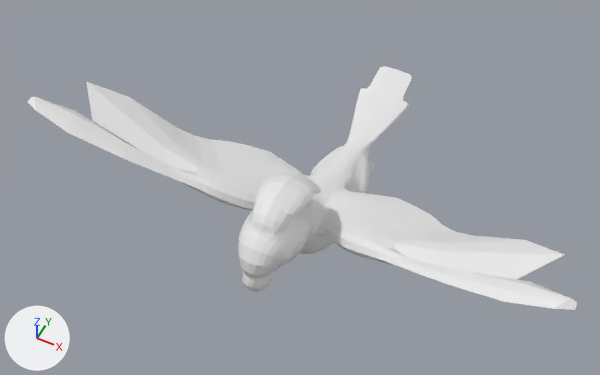
The FBX model Assets/MyProject/Artes/Personagens/Arara/mergulho aereo.fbx, before and after one commit.
The view is the same before and after, from a camera (50 mm lens) standing at (0.414, -0.841, 1.338) and looking at (-0.037, 0.06, 0.212). Every picture has the same lights, and +X, +Y and +Z are marked at lower left. Where no turn or scale is listed for an object, it has been applied to the vertices.

Objects in the first picture: 'retopologia'.
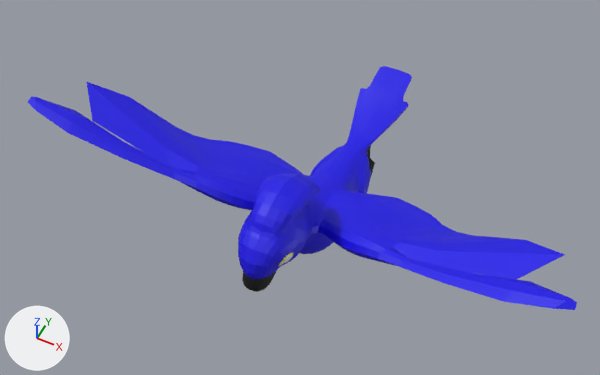
Diff of the bpy script that builds the scene:
```diff
--- a/Assets/MyProject/Artes/Personagens/Arara/mergulho aereo.fbx.py
+++ b/Assets/MyProject/Artes/Personagens/Arara/mergulho aereo.fbx.py
@@ mat_material_003 @@
+mat_material_003 = principled_material('Material.003')
+mat_material_003.base_color = (0.8, 0.797, 0.0)  # yellow #e7e700
@@ mat_material_001 @@
+mat_material_001 = principled_material('Material.001')
+mat_material_001.base_color = (0.00641, 0.0, 0.801)  # blue #1300e7
@@ mat_material_002 @@
+mat_material_002 = principled_material('Material.002')
+mat_material_002.base_color = (0.8, 0.8, 0.8)  # white #e7e7e7
@@ mat_material_004 @@
+mat_material_004 = principled_material('Material.004')
+mat_material_004.base_color = (0.0, 0.0, 0.0)  # black #000000
@@ me_plane_001 @@
 # used by ob_retopologia; location = (0.0, 0.087, 0.202)
-me_plane_001.from_pydata(...)  # 2726 vertices, 2719 faces; spans x -0.463..0.465, y -0.286..0.348, z -0.108..0.192
+me_plane_001.from_pydata(...)  # 2758 vertices, 2751 faces; spans x -0.463..0.465, y -0.286..0.348, z -0.108..0.192
+# me_plane_001 part 1
+# 32 faces are deleted
+# 32 vertices are added at x -0.045..0.047, y -0.242..-0.22, z 0.068..0.095
+# 32 new faces join them, mat_material_002 (white #e7e7e7)
+# 32 new faces join them, mat_material_003 (yellow #e7e700)
+# me_plane_001 part 2: 1764 faces spanning x -0.463..0.465, y -0.282..0.348, z -0.108..0.192 switch from no material to mat_material_001 (blue #1300e7)
+# me_plane_001 part 3: 877 faces spanning x -0.04..0.043, y -0.286..0.235, z -0.106..0.068 switch from no material to mat_material_004 (black #000000)
+me_plane_001.materials.append(mat_material_002)  # white #e7e7e7
+me_plane_001.materials.append(mat_material_003)  # yellow #e7e700
```

Where the change shows, as pixel boxes (x1, y1, x2, y2) in the pictures (600 x 375 px):
part 1 of me_plane_001, built on: (278, 252, 293, 266) in both
part 2 of me_plane_001, recoloured (white to blue): (27, 66, 577, 310) in both
part 3 of me_plane_001, recoloured (white to black): (242, 145, 375, 292) in both
